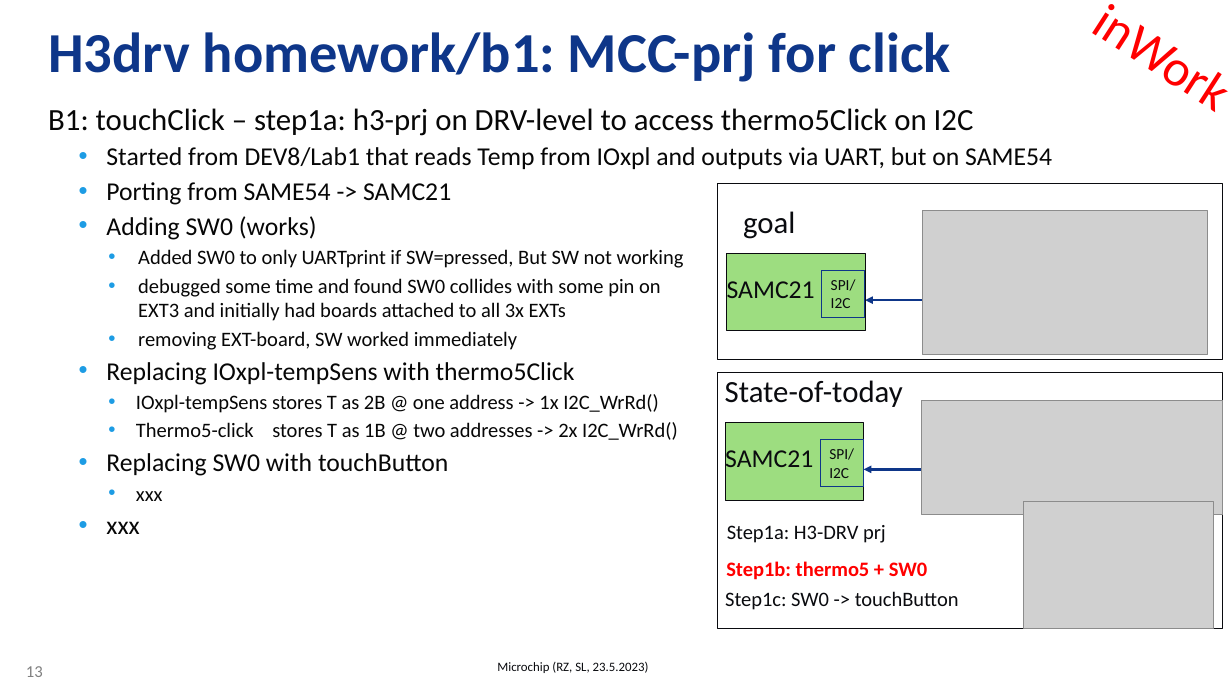
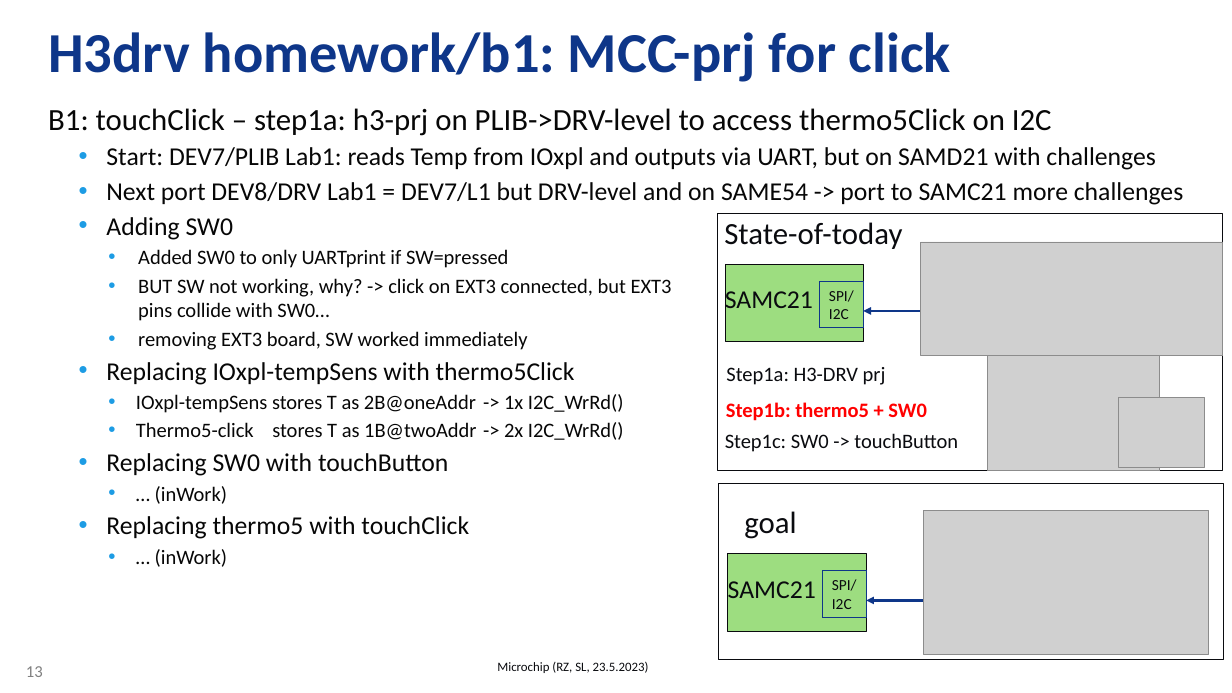
Before and after one commit to stefanluethin-microchip/h3_touch_samc21, a slide deck: slide 13 of H3drvHome_RZ-SL_C21_touch.pptx. Drawn at 1232x693 pixels with LibreOffice and Linux fonts; fonts in the diff are those of the drawing; grey boxes stand for pictures; background and template pictures are left out. Boxes give left, top, right and bottom in pixels: in the first picture for what was removed or moved away, otherwise in the second. Text is boxed around its words. In the diff, an @@ line names an element or a change of style, - is before the commit and + after.

Commit message:
final

```diff
--- a/H3drvHome_RZ-SL_C21_touch.pptx
+++ b/H3drvHome_RZ-SL_C21_touch.pptx
@@ text removed at <box>1063,0,1232,138</box> @@
-inWork
@@ text at <box>48,108,1183,350</box>: text changed; size 16 to 20 pt @@
-B1: touchClick – step1a: h3-prj on DRV-level to access thermo5Click on I2C
-  • Started from DEV8/Lab1 that reads Temp from IOxpl and outputs via UART, but on SAME54
-  • Porting from SAME54 -> SAMC21
-  • Adding SW0 (works)
-    • Added SW0 to only UARTprint if SW=pressed, But SW not working
-    • debugged some time and found SW0 collides with some pin on
-      EXT3 and initially had boards attached to all 3x EXTs
-    • removing EXT-board, SW worked immediately
+B1: touchClick – step1a: h3-prj on PLIB->DRV-level to access thermo5Click on I2C
+  • Start: DEV7/PLIB Lab1: reads Temp from IOxpl and outputs via UART, but on SAMD21 with challenges
+  • Next port DEV8/DRV Lab1 = DEV7/L1 but DRV-level and on SAME54 -> port to SAMC21 more challenges
+  • Adding SW0
+    • Added SW0 to only UARTprint if SW=pressed
+    • BUT SW not working, why? -> click on EXT3 connected, but EXT3
+      pins collide with SW0…
+    • removing EXT3 board, SW worked immediately
@@ 5 texts, 3 rectangles, 1 picture, 1 arrow: place and size @@
-5 texts, 3 rectangles, 1 picture, 1 arrow at <box>718,372,1224,628</box>
+5 texts, 3 rectangles, 1 picture, 1 arrow at <box>717,214,1223,470</box>
@@ picture: place and size @@
-picture at <box>1024,502,1214,629</box>
+picture at <box>988,356,1160,471</box>
@@ text at <box>136,394,624,440</box>: text changed @@
-    • IOxpl-tempSens stores T as 2B @ one address -> 1x I2C_WrRd()
-    • Thermo5-click stores T as 1B @ two addresses -> 2x I2C_WrRd()
+    • IOxpl-tempSens stores T as 2B@oneAddr -> 1x I2C_WrRd()
+    • Thermo5-click stores T as 1B@twoAddr -> 2x I2C_WrRd()
@@ picture added at <box>1118,397,1204,468</box> @@
@@ text at <box>106,486,469,567</box>: text changed; size 16 to 20 pt @@
-    • xxx
-  • xxx
+    • … (inWork)
+  • Replacing thermo5 with touchClick
+    • … (inWork)
@@ 3 rectangles, 2 texts, 1 picture, 1 arrow: place and size @@
-3 rectangles, 2 texts, 1 picture, 1 arrow at <box>718,183,1224,360</box>
+3 rectangles, 2 texts, 1 picture, 1 arrow at <box>719,483,1225,660</box>
```
Also in this commit, not shown: 15 other slides changed, 3 slides added, 2 slides removed.
